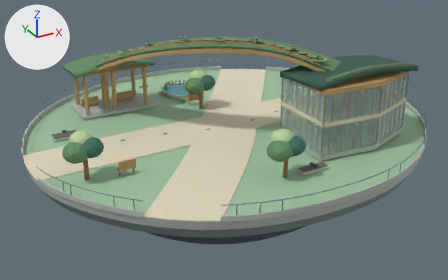
The Blender file docs/design/bdeh-r21/E/E-r21.blend, before and after one commit.
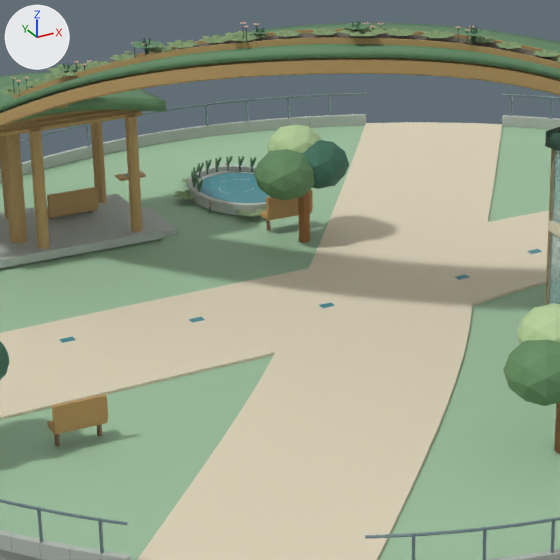
There are two pictures of each version: one whole from a 50 mm lens placed at (-23.76, -42.57, 19.99), pointed at (-0.49, -0.25, -1.17), one close up on the part from 23% to 64% of the width and 10% to 76% of the height. Arrows for +X, +Y and +Z are at upper left; the lights stay in place. The first two pictures are the older version.

Names of what the first close-up shows: '0005_PlayableIslandTop', '0139_LivingLandscapeSignatureElevatedWalkover', '0140_BiophilicContinuousGreenRibbon', '0161_LivingGreenSpineLoadBearing', '0178_RainGardenLivingWetlandWater', '0179_E_OpenBioswaleForumFoundation', '0186_E_NativeGreenTimberForumRoof', '0202_foliage', '0205_trees', '0206_foliage', '0207_foliage', '0208_foliage', '0251_RegeneratedSharedPublicPaving', 'FinalQA_003_ContinuousRoofTimberPlanter' and 115 more.
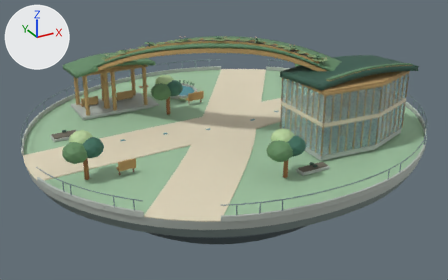
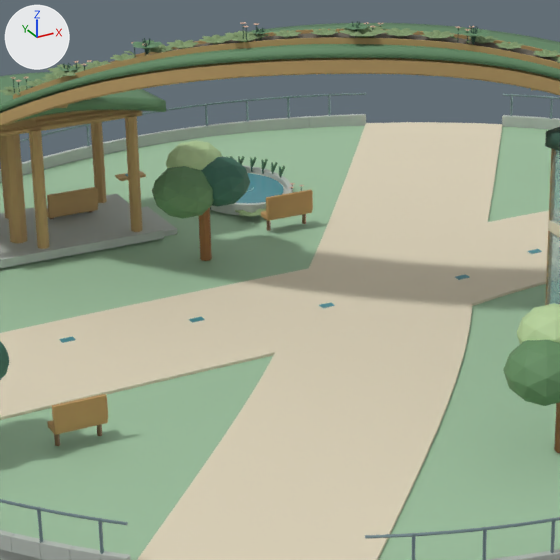
Changed parts and their boxes (x1, y1, x2, y2) in the close-ups (560 x 560 px):
'0206_foliage', moved: before (254, 149, 315, 200); after (152, 166, 214, 219)
'0207_foliage', moved: before (302, 140, 349, 189); after (201, 156, 250, 207)
'0208_foliage', moved: before (267, 124, 321, 153); after (166, 140, 222, 170)
'0205_trees', moved: before (298, 191, 310, 242); after (199, 207, 212, 261)

The edits, one by one:
Object '0205_trees' (ob_0205_trees) moves from (-1.5, -6.0, 0.0) to (-4.7, -6.0, 0.0).
Object '0206_foliage' (ob_0206_foliage) moves from (-1.5, -6.0, 0.0) to (-4.7, -6.0, 0.0).
Object '0207_foliage' (ob_0207_foliage) moves from (-1.5, -6.0, 0.0) to (-4.7, -6.0, 0.0).
Object '0208_foliage' (ob_0208_foliage) moves from (-1.5, -6.0, 0.0) to (-4.7, -6.0, 0.0).
